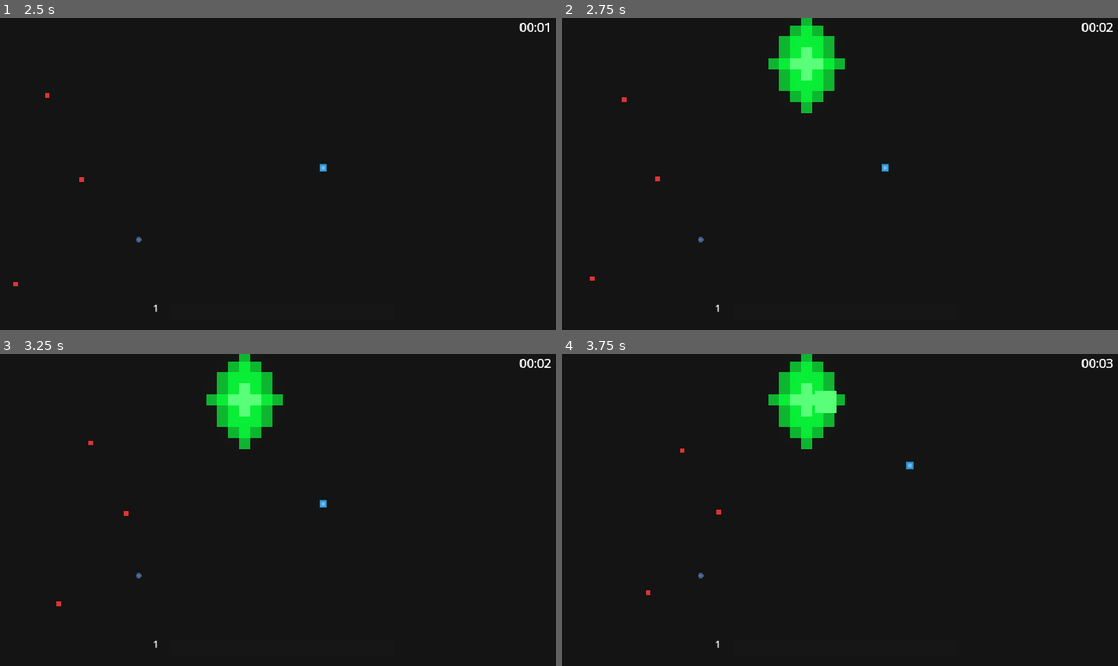
Above: before the commit, frames 1-4 (two rows, left to right).
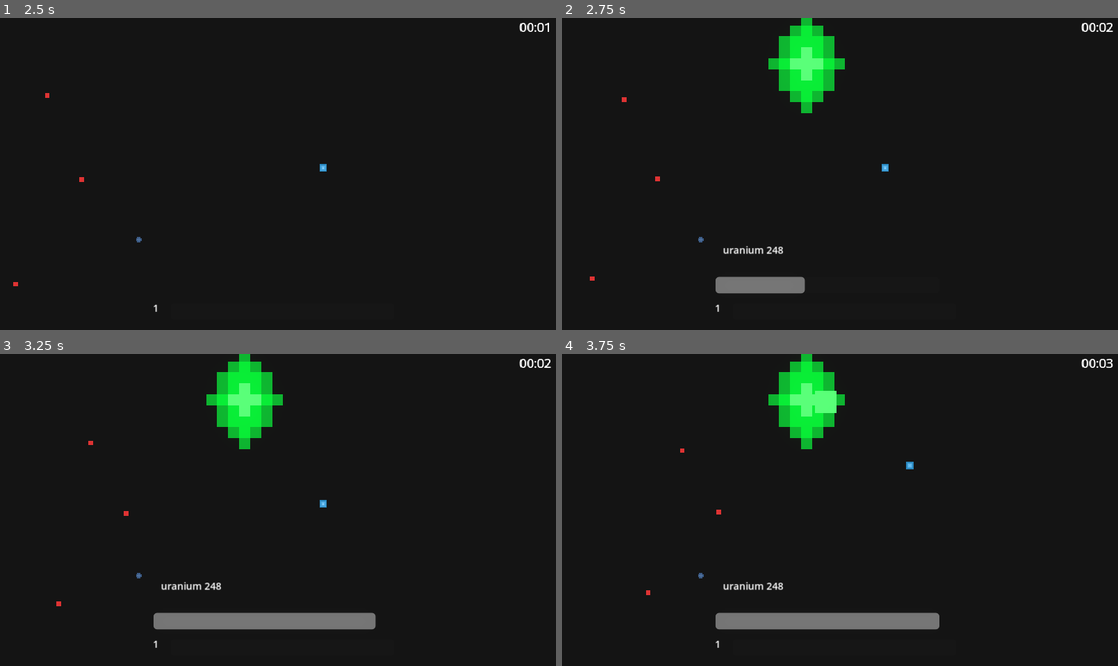
Above: after the commit, the same moments.

Repository: Clement-Quach/queensgamejam
Game: Godot game, scene res://scenes/main_menu.tscn
Same seed, same stepped clock (60 frames per second), same inputs: the game is played once before the commit and once after it. The engine's default icon, where the game draws it, is replaced by a stand-in: a white triangle on a blue panel in a dark square.
Inputs (mouse positions are in pixels of both pictures, inside the frame that each line leads up to):
- Up to frame 1 (2.5 s): click (278, 192) at 0.5 s; tap Enter (ui_accept) at 1.25, 1.52, 2, 2.27 s; move the mouse to (400, 158) at 1.27 s; press the mouse at (400, 158) at 1.28 s; hold Right (ui_right) from 1.28 s (still down); move the mouse to (166, 189) at 2.02 s; release the mouse at (166, 189) at 2.03 s; click (166, 189) at 2.1 s
- Up to frame 2 (2.75 s): keep holding Right (ui_right)
- Up to frame 3 (3.25 s): move the mouse to (333, 441) at 2.77 s; release Right (ui_right) at 2.78 s; press the mouse at (333, 441) at 2.78 s; hold Left (ui_left) from 2.78 s (still down)
- Up to frame 4 (3.75 s): move the mouse to (812, 572) at 3.52 s; release Left (ui_left) at 3.53 s; release the mouse at (812, 572) at 3.53 s; hold Right (ui_right) from 3.53 s (still down); click (812, 572) at 3.6 s

Frame 1 is identical in both runs. In frame 2, 1.1% of the frame differs, in the area x 27-44%, y 73-89%; in frame 3, 2.4%; in frame 4, 2.4%, in the area x 27-68%, y 73-89%.

Commit message:
added health bar

Diff:
--- a/queensgamejam/scenes/boss.gd
+++ b/queensgamejam/scenes/boss.gd
@@ -2,10 +2,13 @@
 
 @onready var levelUp = preload("res://scenes/level_up_orb.tscn")
 @export var health: int
+@onready var maxHealth = health
 @export var spawn_scene: PackedScene  # Assign the scene you want to spawn in the Inspector
 @export var player:CharacterBody2D
 @export var cooldown:bool
 @onready var hitFlash = $hitFlash
+@onready var healthLabel = $health/Label
+@onready var healthBar = $health/ProgressBar
 
 func _ready() -> void:
 	# Example: Spawn every 3 seconds
@@ -23,6 +26,8 @@
 
 
 func _physics_process(delta: float) -> void:
+	healthLabel.text = "uranium 248"
+	fillBar()
 	#on death
 	if health <= 0:
 		for i in 50:
@@ -78,3 +83,14 @@
 			new_character.direction = dir
 			new_character.speed = speed
 			get_parent().add_child(new_character)  # Add to the same parent scene
+
+
+func update_progress_bar(target_value: float, duration: float) -> void:
+	# Create a tween that will smoothly interpolate the progress bar's value.
+	var tween = get_tree().create_tween()
+	tween.tween_property(healthBar, "value", target_value, duration)
+
+
+func fillBar():
+	healthBar.max_value = maxHealth
+	update_progress_bar(health, 0.25)
--- a/queensgamejam/scenes/boss.tscn
+++ b/queensgamejam/scenes/boss.tscn
@@ -94,4 +94,26 @@
 "": SubResource("AnimationLibrary_5vi5w")
 }
 
+[node name="health" type="Control" parent="."]
+layout_mode = 3
+anchors_preset = 0
+offset_right = 40.0
+offset_bottom = 40.0
+
+[node name="Label" type="Label" parent="health"]
+layout_mode = 0
+offset_left = -137.0
+offset_top = 294.0
+offset_right = -97.0
+offset_bottom = 335.0
+
+[node name="ProgressBar" type="ProgressBar" parent="health"]
+layout_mode = 0
+offset_left = -149.0
+offset_top = 349.0
+offset_right = 217.0
+offset_bottom = 376.0
+step = 0.0
+show_percentage = false
+
 [connection signal="area_entered" from="hurtBox" to="." method="_on_hurt_box_area_entered"]
